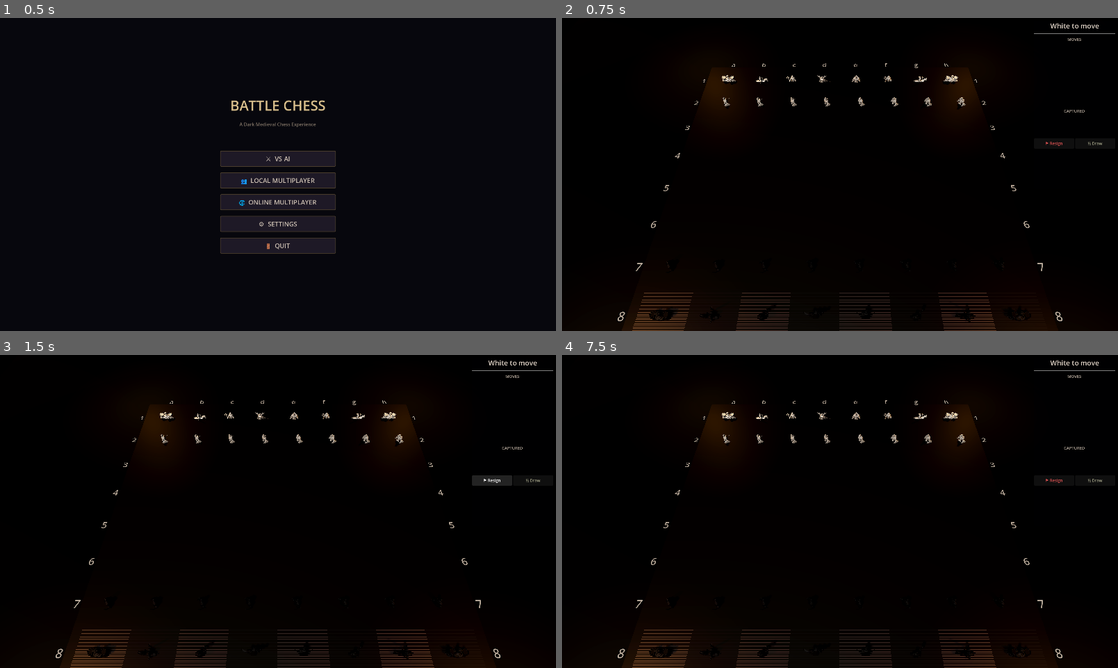
Above: before the commit, frames 1-4 (two rows, left to right).
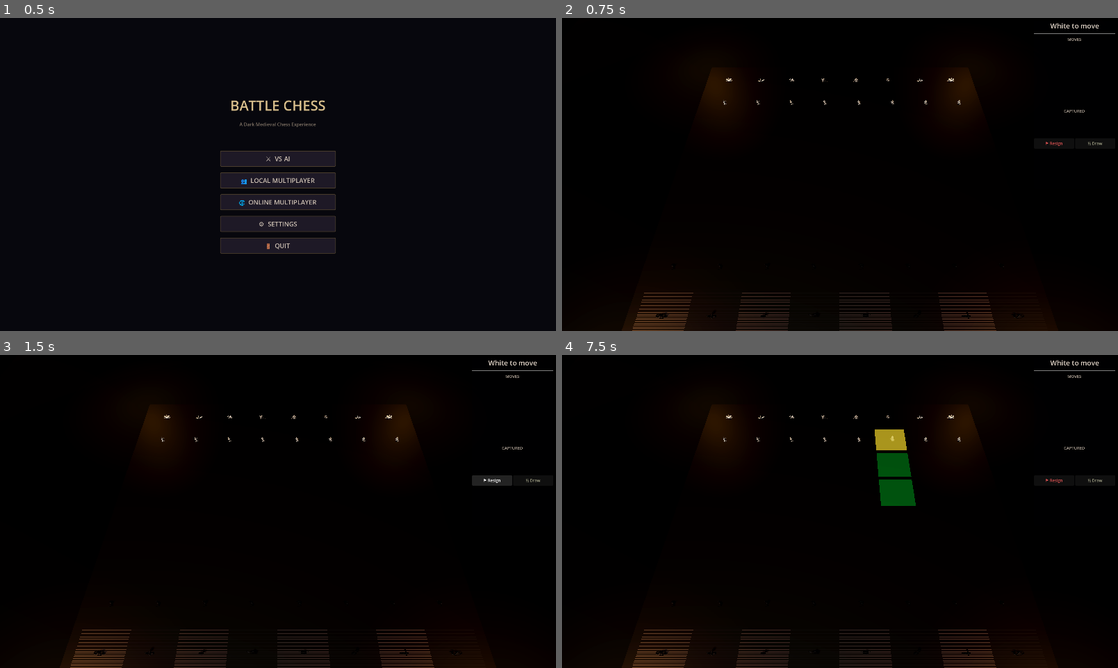
Above: after the commit, the same moments.

Repository: jmmcclure/battlechess
Game: Godot game, scene res://scenes/main.tscn
Same seed, same stepped clock (60 frames per second), same inputs: the game is played once before the commit and once after it.
Inputs (mouse positions are in pixels of both pictures, inside the frame that each line leads up to):
- Up to frame 1 (0.5 s): no input
- Up to frame 2 (0.75 s): click "⚔ VS AI" at 0.5 s
- Up to frame 3 (1.5 s): click "⚑ Resign" at 1.25 s
- Up to frame 4 (7.5 s): click "½ Draw" at 2 s; click "⚑ Resign" at 2.75 s; click "½ Draw" at 3.5 s; click "⚑ Resign" at 4.25 s; click "½ Draw" at 5 s; tap Enter at 5.75, 7.25 s; move the mouse to (962, 495) at 5.77 s; click (962, 495) at 5.92 s; tap Space at 6.02, 6.5 s; drag from (728, 527) to (812, 574) at 6.52 s; move the mouse to (895, 442) at 7.27 s; click (895, 442) at 7.42 s

Frame 1 is identical in both runs. In frame 2, 0.7% of the frame differs, in the area x 10-91%, y 14-98%; in frame 3, 0.7%; in frame 4, 2.0%.

Commit message:
Fix 3 visual/interaction bugs
- Scale 3D models to 50% and auto-adjust Y to sit on board surface
- Remove board labels (rendered as black lines across the board)
- Set HUD mouse_filter=IGNORE so clicks pass through to 3D board
- Add _adjust_model_height to find model bounds and position correctly

Co-authored-by: Copilot <223556219+Copilot@users.noreply.github.com>

Diff:
--- a/scenes/game_board.tscn
+++ b/scenes/game_board.tscn
@@ -35,6 +35,7 @@
 anchor_bottom = 1.0
 grow_horizontal = 2
 grow_vertical = 2
+mouse_filter = 2
 script = ExtResource("4_hud")
 
 [node name="MarginContainer" type="MarginContainer" parent="UI/HUD"]
--- a/scripts/chess/board.gd
+++ b/scripts/chess/board.gd
@@ -231,7 +231,12 @@
 		var model_scene: PackedScene = load(model_path)
 		var model_instance: Node3D = model_scene.instantiate()
 		model_instance.name = "Model"
+		# Scale models down and lift above board — AI-generated models vary in size
+		model_instance.scale = Vector3(0.5, 0.5, 0.5)
+		model_instance.position.y = 0.0
 		piece.add_child(model_instance)
+		# Adjust Y position based on model bounds
+		_adjust_model_height(model_instance)
 		# Apply color tint
 		_apply_color_material(model_instance, color)
 	else:
@@ -328,9 +333,7 @@
 	border.material_override = border_mat
 	border.name = "BoardBorder"
 	add_child(border)
-
-	# Add coordinate labels (rank numbers and file letters)
-	_create_board_labels()
+	# Board labels removed — they render as black lines on the board surface
 
 
 func _highlight_moves() -> void:
@@ -385,6 +388,18 @@
 
 func _on_battle_finished() -> void:
 	is_interactive = true
+
+
+func _adjust_model_height(model: Node3D) -> void:
+	# Find the lowest point of the model and shift up so it sits on the board
+	var min_y: float = 0.0
+	for child in model.get_children():
+		if child is MeshInstance3D:
+			var aabb: AABB = child.get_aabb()
+			var child_min_y: float = (aabb.position.y * model.scale.y)
+			if child_min_y < min_y:
+				min_y = child_min_y
+	model.position.y = -min_y
 
 
 func _create_board_labels() -> void:
